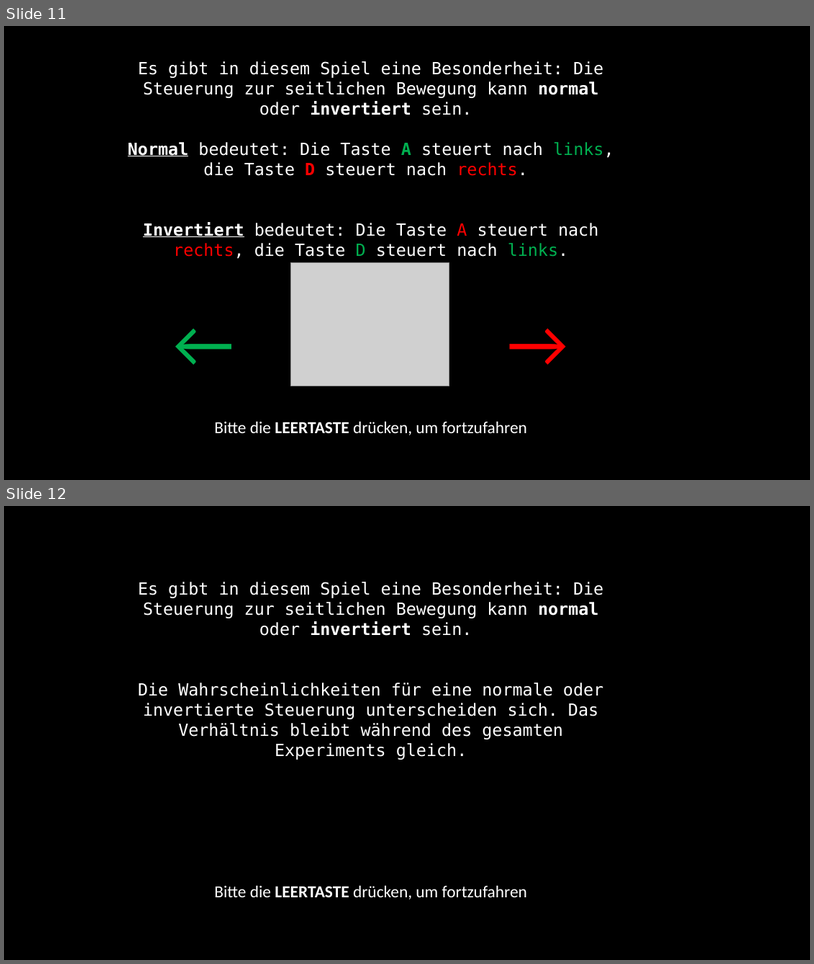
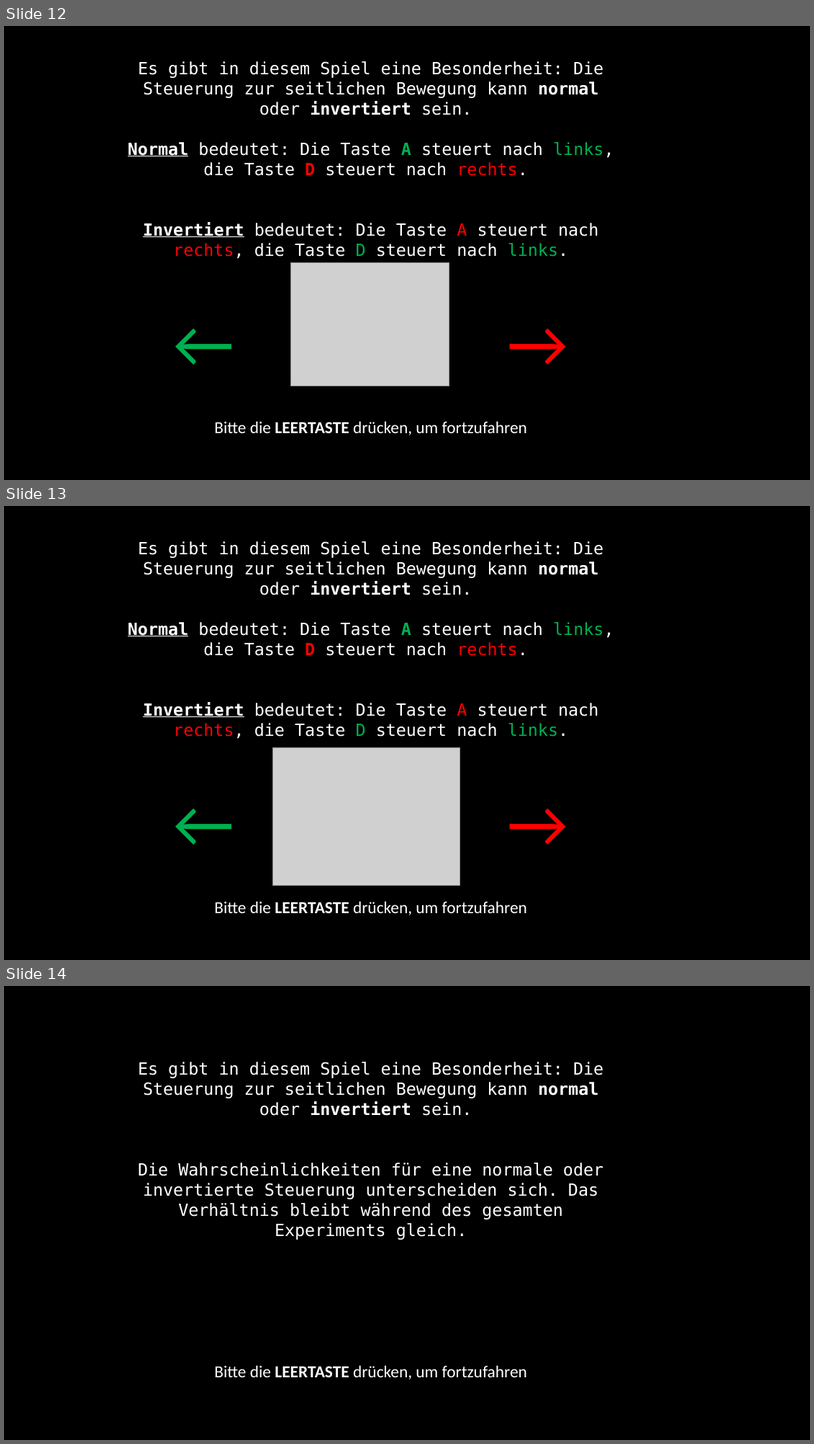
Before and after one commit to sean-mulready/Vizdoom-Scripts, a slide deck: exp_img/instructions.pptx. Shown one above the other, each under a label of ours: slides 11 and 12 before the commit, slides 12, 13 and 14 after it. The pictures are 814x964 and 814x1444 pixels, drawn with LibreOffice and Linux fonts; fonts in the diff are those of the drawing; grey boxes stand for pictures. Boxes give left, top, right and bottom in pixels: in the first picture for what was removed or moved away, otherwise in the second. Text is boxed around its words. In the diff, an @@ line names an element or a change of style, - is before the commit and + after.

```diff
--- a/exp_img/instructions.pptx
+++ b/exp_img/instructions.pptx
@@ slide 13 added at (4, 506, 810, 960), background #000000 @@
@@ text added at (128, 541, 614, 915), 20 pt, text #FFFFFF @@
+Es gibt in diesem Spiel eine Besonderheit: Die Steuerung zur seitlichen Bewegung kann normal oder invertiert sein.
+Normal bedeutet: Die Taste A steuert nach links, die Taste D steuert nach rechts.
+Invertiert bedeutet: Die Taste A steuert nach rechts, die Taste D steuert nach links.
+← →
+Bitte die LEERTASTE drücken, um fortzufahren
@@ picture added at (273, 747, 460, 885) @@
@@ what was slide 11 is now slide 12 @@
@@ what was slide 12 is now slide 14 @@
```
Also in this commit, not shown: 1 slide changed, 1 other slide added, 3 other files.
